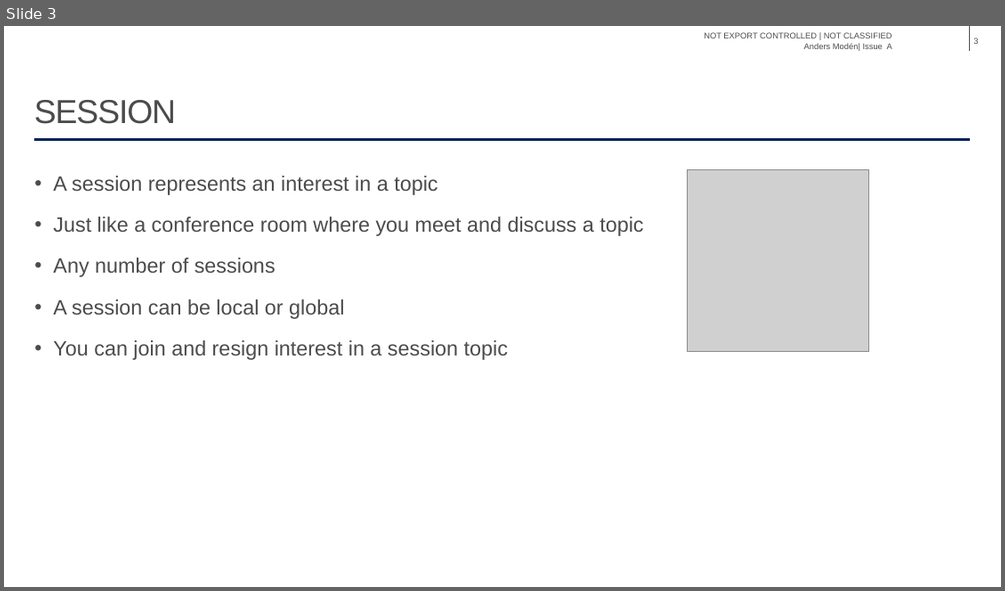
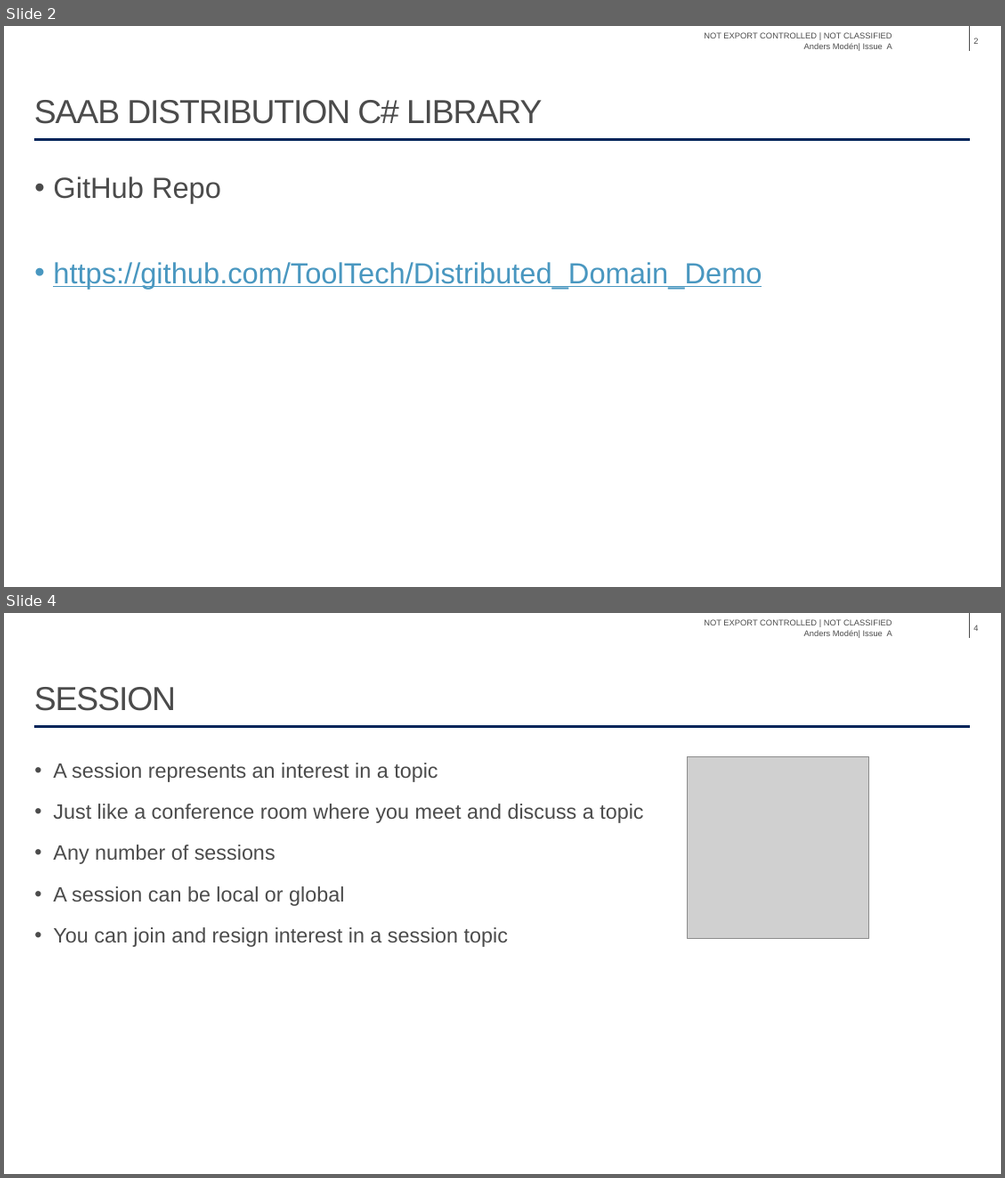
Before and after one commit to ToolTech/Distributed_Domain_Demo, a slide deck: Tutorial/Distribution Tutorial.pptx. Shown one above the other, each under a label of ours: slide 3 before the commit, slides 2 and 4 after it; the slides between them are not shown. The pictures are 1005x591 and 1005x1178 pixels, drawn with LibreOffice and Linux fonts; fonts in the diff are those of the drawing; grey boxes stand for pictures; background and template pictures are left out. Boxes give left, top, right and bottom in pixels: in the first picture for what was removed or moved away, otherwise in the second. Text is boxed around its words. In the diff, an @@ line names an element or a change of style, - is before the commit and + after.

```diff
--- a/Tutorial/Distribution Tutorial.pptx
+++ b/Tutorial/Distribution Tutorial.pptx
@@ slide 2 added at box(4, 26, 1001, 587), background #FFFFFF; not listed: 3 template elements that a slide beside it also shows @@
@@ page number added at box(973, 38, 978, 44), 8 pt, text #4B4B4B @@
+2
@@ title added at box(34, 100, 542, 124), 32 pt, text #4B4B4B @@
+SAAB DISTRIBUTION C# LIBRARY
@@ text added at box(53, 176, 761, 289), 28 pt, text #4997C0, underline @@
+• GitHub Repo
+• https://github.com/ToolTech/Distributed_Domain_Demo
@@ what was slide 3 is now slide 4 @@
@@ page number at box(973, 625, 978, 631): text changed @@
-3
+4
```
Also in this commit, not shown: 1 slide changed.
